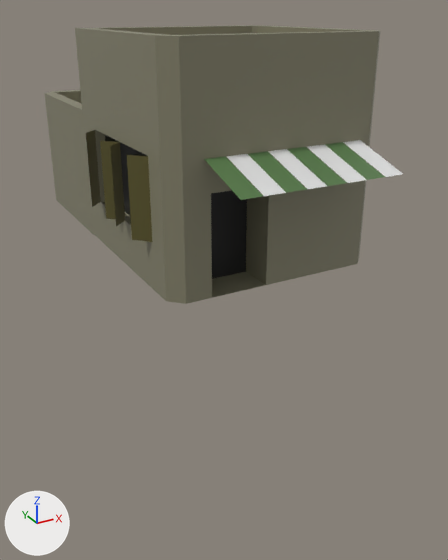
An edit to the glTF model art/models/deserthouse1.glb, drawn before and after from the same camera.
Both versions are drawn from a camera (50 mm lens) standing at (-5.8, -55.1, 23.7) and looking at (26.2, 3.1, -5.4). Lighting does not change. The marker at lower left points along +X, +Y and +Z. The first picture is the older version. Where no turn or scale is listed for an object, it has been applied to the vertices. Vertices at exactly the same position are counted once.
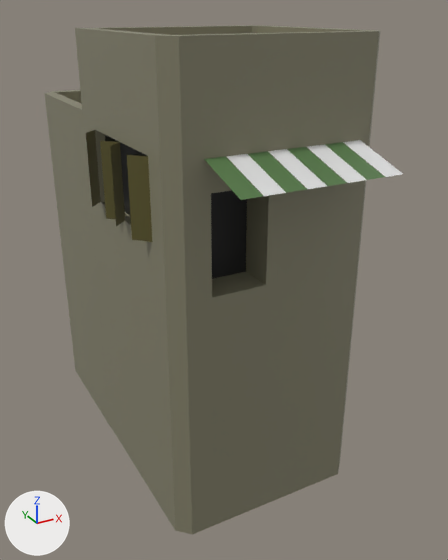
What differs and where, as boxes (x1, y1, x2, y2) in the pictures (448 x 560 px):
'Cube.003', reshaped (82% taller)
    before: (44, 25, 380, 304)
    after: (44, 25, 380, 534)
part 1 of me_cube_004, built on
    after: (56, 200, 359, 534)

The edits, one by one:
me_cube_004 is used by ob_cube_003; location (24.3, 0.0, 11.0).
me_cube_004 had 78 vertices, 152 faces and spanned x -10.9..10.8, y -10.8..28.1, z -11.0..10.8.
me_cube_004 now has 92 vertices, 180 faces and spans x -10.9..10.8, y -10.8..28.1, z -37.7..10.8.
Part 1, on me_cube_004:
10 faces are deleted.
14 new vertices lie (0.0, 0.0, -26.7) away from vertices in x -10.9..10.8, y -10.8..28.1, z -11.0..-10.8.
38 new faces join them.
